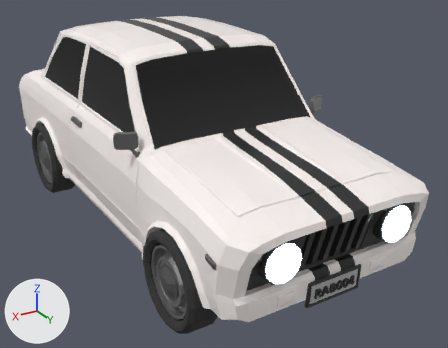
Two versions of the glTF model public/models/car_4.glb, one commit apart.
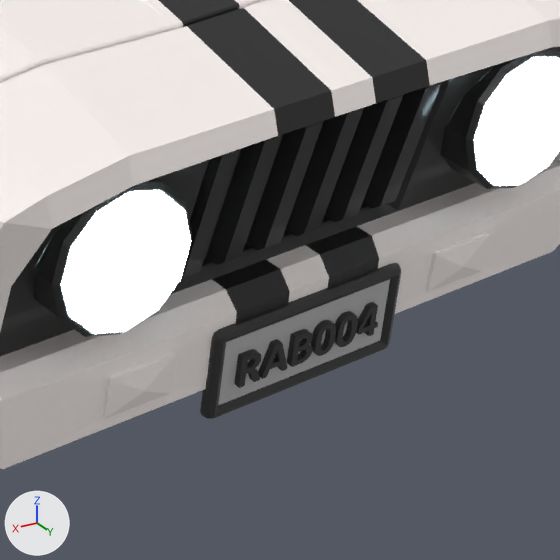
Each version appears first whole from a 50 mm lens placed at (-15.421, -13.838, 1.528), pointed at (-16.942, -16.372, 0.26), and next in a close-up on the part from 55% to 91% of the width and 55% to 100% of the height. Lighting does not change. The marker at lower left points along +X, +Y and +Z. The first two pictures are the older version. Where no turn or scale is listed for an object, it has been applied to the vertices.
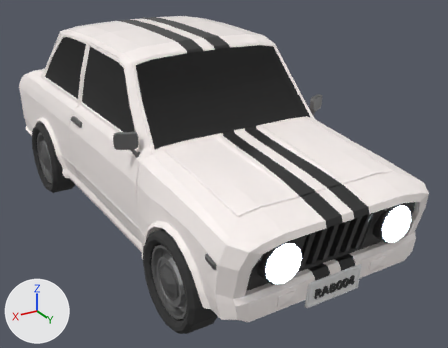
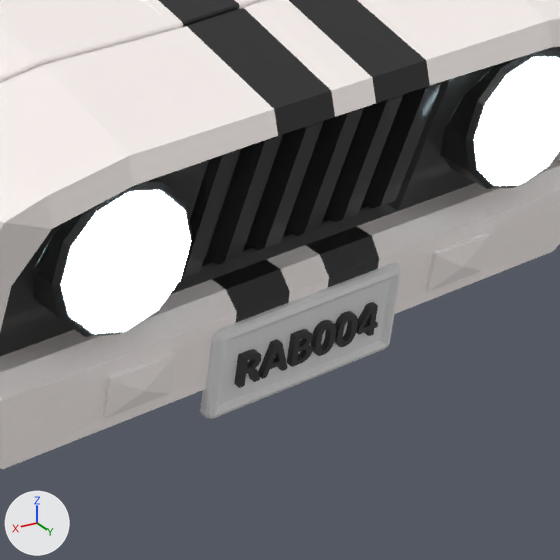
Boxes (x1, y1, x2, y2) around the edits, measured in the close-ups (560 x 560 px):
'RAB004', recoloured (grey to white)
    both: (200, 263, 401, 419)

The edits, one by one:
me_plane_013 has 66 vertices, 128 faces and spans x -0.158..0.107, y 1.129..1.157, z 0.158..0.273.
me_plane_013 no longer uses material mat_colorglossy_001 (picture img_gradienttexture).
